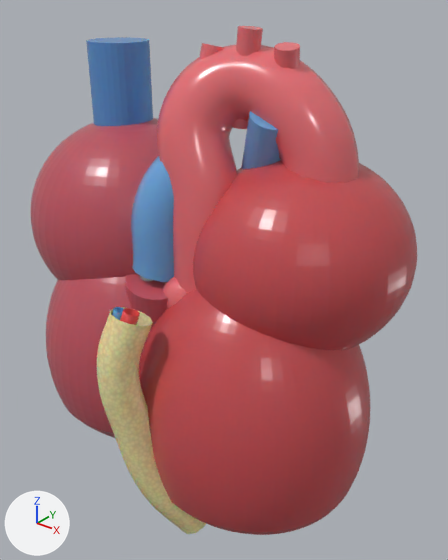
One commit to the Blender file models_blender/heart_realistic.blend: the scene before it, then after it.
The view is the same before and after, from a 50 mm camera at (4.2, -4.88, 3.91) aimed at (-0.03, 0.41, 0.63). The axes (+X, +Y, +Z) are drawn at lower left. The lights are the same throughout. The older version comes first.

The scene before the commit, as lines of its bpy script (objects in view):
```python
ob_aortic_arch = bpy.data.objects.new('Aortic_Arch', cu_curve_aorta)
ob_aortic_arch.parent = ob_left_heart
ob_aortic_arch.location = (0.0, 0.0, 0.0)
ob_conus_arteriosus = bpy.data.objects.new('Conus_Arteriosus', me_cone_007)
ob_conus_arteriosus.parent = ob_right_heart
ob_conus_arteriosus.location = (-0.35, -0.32, 0.55)
ob_left_atrium = bpy.data.objects.new('Left_Atrium', me_sphere_003)
ob_left_atrium.parent = ob_left_heart
ob_left_atrium.location = (0.95, 0.55, 1.2)
ob_left_common_carotid = bpy.data.objects.new('Left_Common_Carotid', me_cylinder_016)
ob_left_common_carotid.parent = ob_left_heart
ob_left_common_carotid.location = (0.35, 0.28, 3.02)
ob_left_pulmonary_artery = bpy.data.objects.new('Left_Pulmonary_Artery', me_cylinder_020)
ob_left_pulmonary_artery.parent = ob_right_heart
ob_left_pulmonary_artery.location = (0.55, 0.35, 2.22)
ob_left_ventricle = bpy.data.objects.new('Left_Ventricle', me_sphere_002)
ob_left_ventricle.parent = ob_left_heart
ob_left_ventricle.location = (0.7, 0.0, -0.65)
ob_lv_anterior_wall = bpy.data.objects.new('LV_Anterior_Wall', me_sphere)
ob_lv_anterior_wall.parent = ob_anterior_heart_cover
ob_lv_anterior_wall.location = (0.7, 0.0, -0.65)
ob_right_atrium = bpy.data.objects.new('Right_Atrium', me_sphere_009)
ob_right_atrium.parent = ob_right_heart
ob_right_atrium.location = (-1.45, 0.35, 1.15)
ob_rv_anterior_wall = bpy.data.objects.new('RV_Anterior_Wall', me_sphere_001)
ob_rv_anterior_wall.parent = ob_anterior_heart_cover
ob_rv_anterior_wall.location = (-1.05, 0.0, -0.42)
# also in view: 'Anterior_Sulcus_Fat' at (0.25, -1.12, -0.52); 'Left_Subclavian_Artery' at (0.75, 0.42, 2.88); 'Superior_Vena_Cava' at (-1.55, 0.35, 2.35); 'Pulmonary_Trunk' at (-0.16, -0.11, 1.7)
```
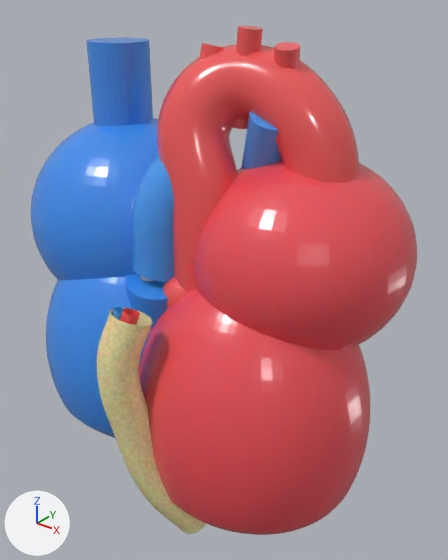
Pixel boxes [x1, y1, x2, y2] of what changed, in the pictures (448 x 560 px):
```json
{"object": "LV_Anterior_Wall", "change": "recoloured, surface changed", "before": [139, 289, 358, 535], "after": [139, 289, 358, 535]}
{"object": "Left_Atrium", "change": "recoloured, surface changed", "before": [193, 161, 417, 350], "after": [193, 161, 417, 350]}
{"object": "Aortic_Arch", "change": "recoloured", "before": [157, 45, 359, 293], "after": [157, 45, 359, 293]}
{"object": "Right_Atrium", "change": "recoloured, surface changed", "before": [31, 118, 159, 280], "after": [31, 118, 159, 280]}
{"object": "RV_Anterior_Wall", "change": "recoloured, surface changed", "before": [46, 276, 151, 438], "after": [46, 276, 151, 438]}
{"object": "Superior_Vena_Cava", "change": "recoloured, surface changed", "before": [86, 37, 153, 126], "after": [86, 37, 153, 126]}
{"object": "Pulmonary_Trunk", "change": "recoloured, surface changed", "before": [131, 156, 174, 282], "after": [131, 156, 174, 282]}
{"object": "Left_Ventricle", "change": "recoloured, surface changed", "before": [337, 345, 370, 499], "after": [337, 345, 370, 499]}
{"object": "Left_Pulmonary_Artery", "change": "recoloured, surface changed", "before": [241, 111, 280, 169], "after": [241, 111, 280, 169]}
{"object": "Conus_Arteriosus", "change": "recoloured, surface changed", "before": [126, 274, 168, 330], "after": [126, 274, 168, 330], "on screen": "red to blue"}
{"object": "Left_Common_Carotid", "change": "recoloured", "before": [232, 26, 263, 129], "after": [232, 26, 263, 129]}
{"object": "Left_Subclavian_Artery", "change": "recoloured", "before": [274, 42, 300, 69], "after": [274, 42, 300, 69]}
{"object": "Aortic_Sinus_3", "change": "recoloured", "before": [163, 277, 187, 308], "after": [163, 277, 187, 308]}
{"object": "Brachiocephalic_Artery", "change": "recoloured", "before": [199, 43, 223, 58], "after": [199, 43, 223, 58]}
```

The change, as JSON lines over the scene's bpy script:
```json
{"block": "mat_mat_lv_myocardium", "where": "n1 = _N.new('ShaderNodeBsdfPrincipled'); n1.name = 'Principled BSDF'"}
{"op": "set", "path": "n1.inputs[0].default_value", "old": "(0.58, 0.08, 0.09, 1.0)", "new": "(0.86, 0.08, 0.1, 1.0)", "note": "'Base Color', red #c85055 -> 'Base Color', red #ef5059"}
{"op": "add", "block": "mat_mat_lv_myocardium", "code": "n1.inputs[13].default_value = 0.8  # 'Specular IOR Level'"}
{"block": "mat_mat_rv_myocardium", "where": "n1 = _N.new('ShaderNodeBsdfPrincipled'); n1.name = 'Principled BSDF'"}
{"op": "set", "path": "n1.inputs[0].default_value", "old": "(0.52, 0.09, 0.12, 1.0)", "new": "(0.04, 0.28, 0.88, 1.0)", "note": "'Base Color', red #bf5561 -> 'Base Color', blue #3890f1"}
{"op": "set", "path": "n1.inputs[2].default_value", "old": "0.28", "new": "0.22", "note": "'Roughness'"}
{"op": "add", "block": "mat_mat_rv_myocardium", "code": "n1.inputs[13].default_value = 0.8  # 'Specular IOR Level'"}
{"block": "mat_mat_aorta", "where": "n1 = _N.new('ShaderNodeBsdfPrincipled'); n1.name = 'Principled BSDF'"}
{"op": "set", "path": "n1.inputs[0].default_value", "old": "(0.82, 0.16, 0.18, 1.0)", "new": "(0.9, 0.1, 0.1, 1.0)", "note": "'Base Color', red #ea6f76 -> 'Base Color', red #f35959"}
{"block": "mat_mat_pulmonary", "where": "n1 = _N.new('ShaderNodeBsdfPrincipled'); n1.name = 'Principled BSDF'"}
{"op": "set", "path": "n1.inputs[0].default_value", "old": "(0.14, 0.38, 0.72, 1.0)", "new": "(0.06, 0.34, 0.9, 1.0)", "note": "'Base Color', blue #69a6dd -> 'Base Color', blue #459ef3"}
{"op": "set", "path": "n1.inputs[2].default_value", "old": "0.22", "new": "0.2", "note": "'Roughness'"}
{"op": "set", "path": "n1.inputs[13].default_value", "old": "0.8", "new": "0.85", "note": "'Specular IOR Level'"}
{"block": "mat_mat_venacava", "where": "n1 = _N.new('ShaderNodeBsdfPrincipled'); n1.name = 'Principled BSDF'"}
{"op": "set", "path": "n1.inputs[0].default_value", "old": "(0.1, 0.28, 0.62, 1.0)", "new": "(0.05, 0.28, 0.82, 1.0)", "note": "'Base Color', blue #5990ce -> 'Base Color', blue #3f90ea"}
{"op": "set", "path": "n1.inputs[2].default_value", "old": "0.25", "new": "0.22", "note": "'Roughness'"}
{"op": "add", "block": "mat_mat_venacava", "code": "n1.inputs[13].default_value = 0.85  # 'Specular IOR Level'"}
```
